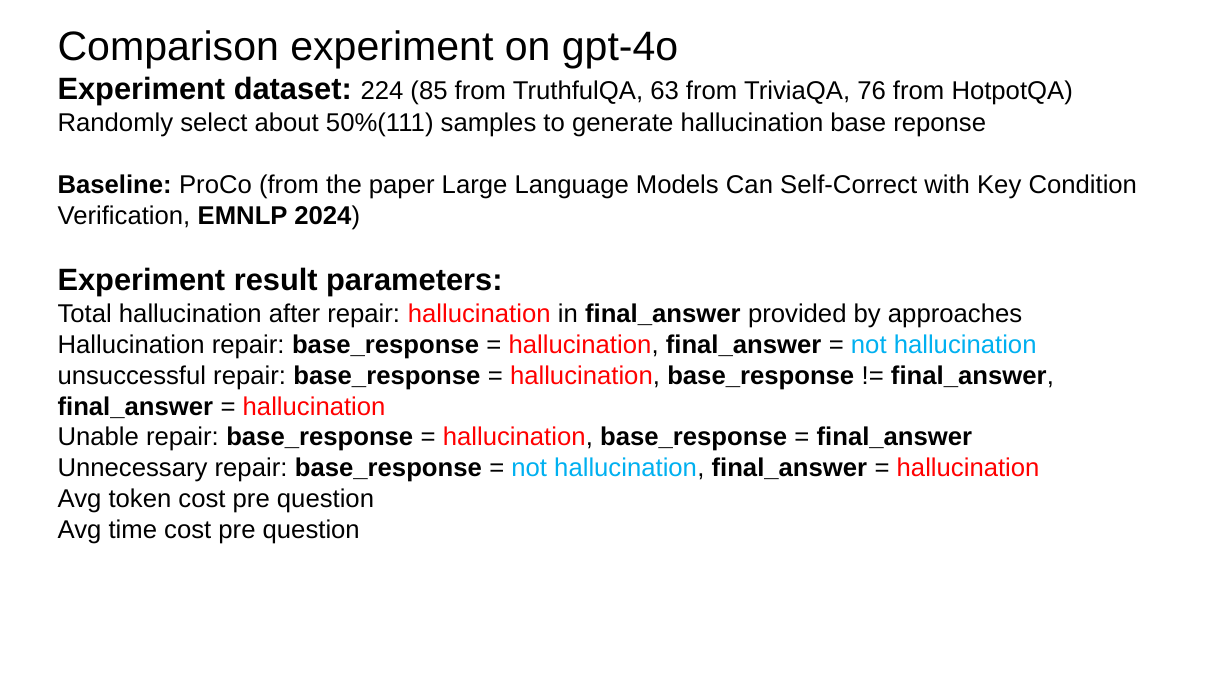
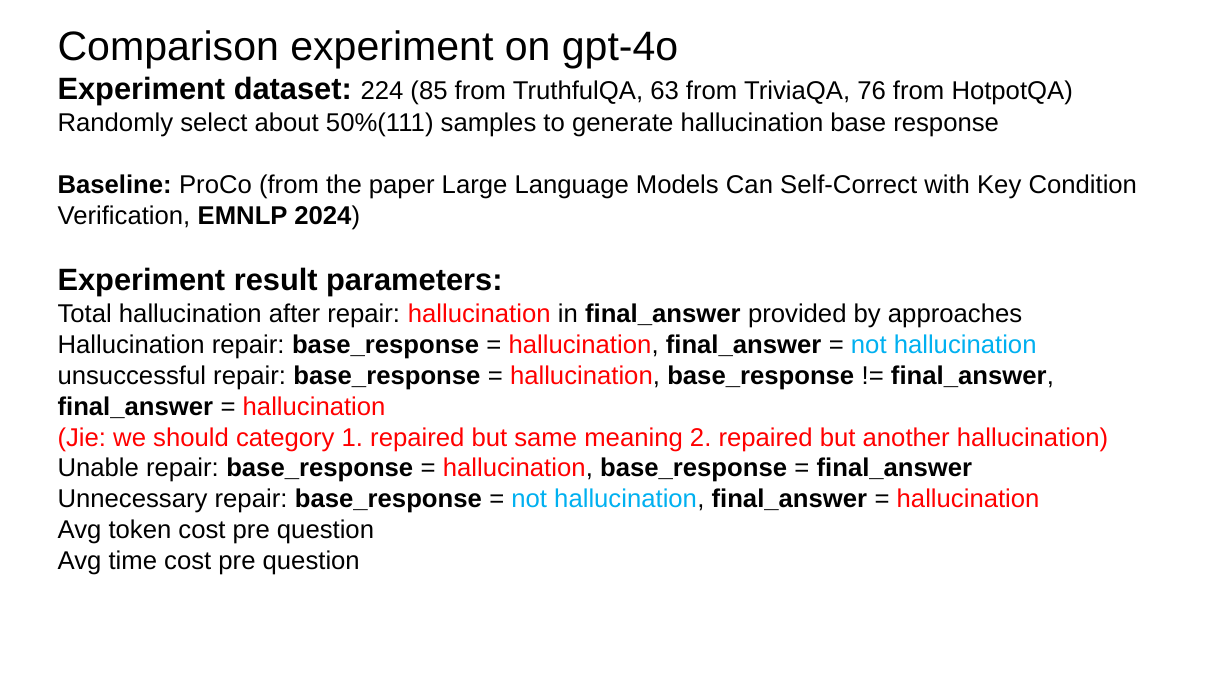
Before and after one commit to zbybr/LLMHalluMiti, a slide deck: slide 3 of slides/20251028.pptx (slide 2 before the commit). Drawn at 1232x693 pixels with LibreOffice and Linux fonts; fonts in the diff are those of the drawing. Boxes give left, top, right and bottom in pixels: in the first picture for what was removed or moved away, otherwise in the second. Text is boxed around its words. In the diff, an @@ line names an element or a change of style, - is before the commit and + after.

```diff
--- a/slides/20251028.pptx
+++ b/slides/20251028.pptx
@@ text at <box>58,112,999,137</box>: text changed @@
-Randomly select about 50%(111) samples to generate hallucination base reponse
+Randomly select about 50%(111) samples to generate hallucination base response
@@ text at <box>58,427,1108,452</box>: paragraph added @@
+(Jie: we should category 1. repaired but same meaning 2. repaired but another hallucination)
```
Also in this commit, not shown: 3 other slides changed, 1 slide added, 6 other files.
